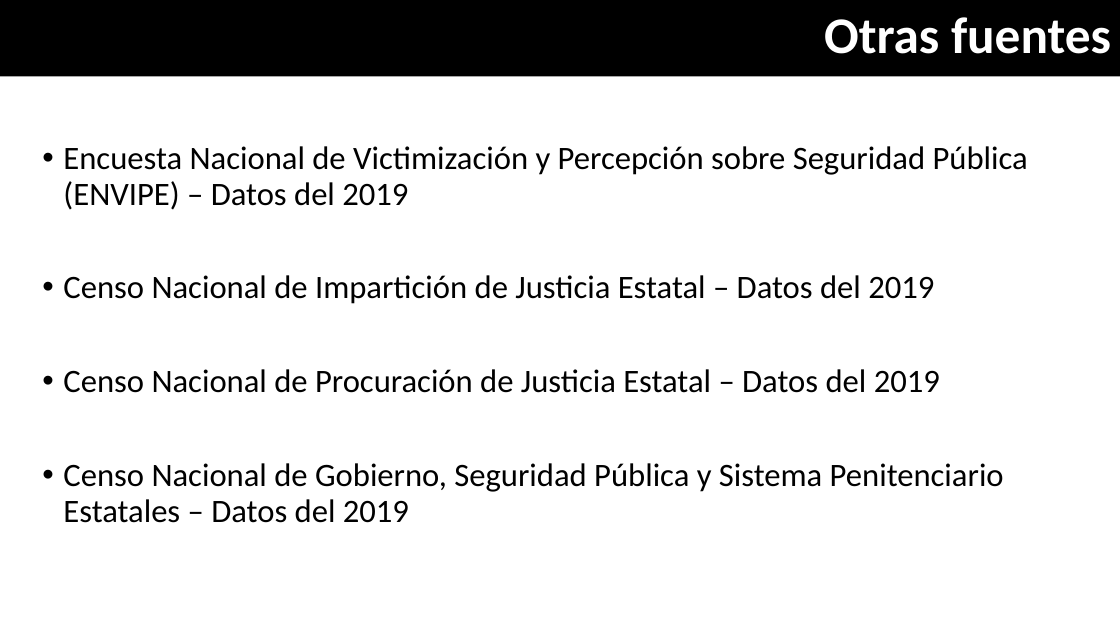
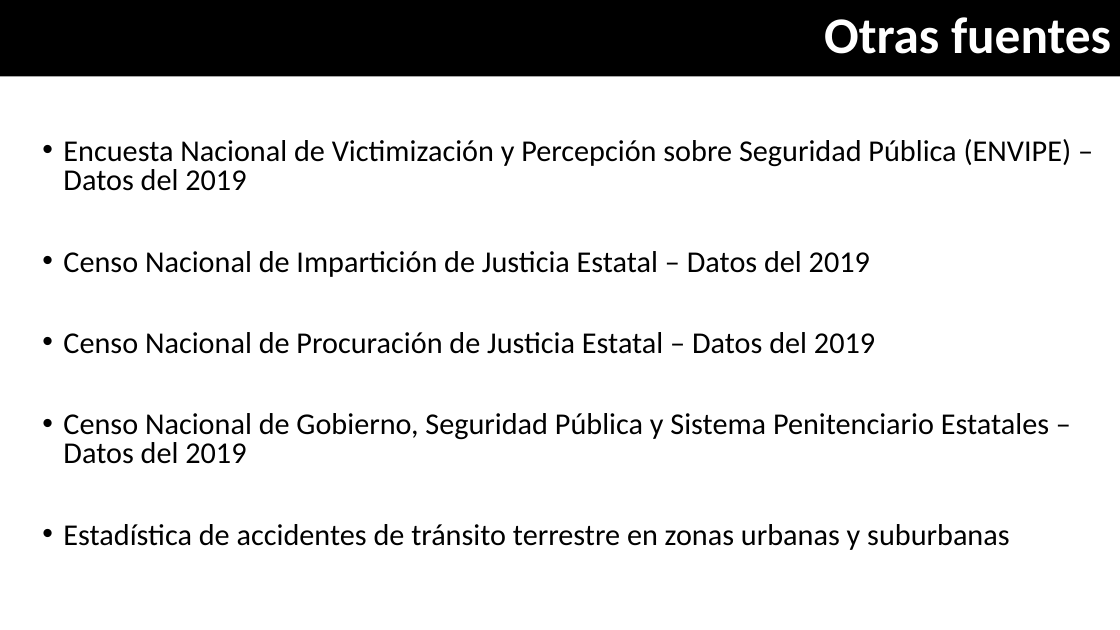
Before and after one commit to Adrifelcha/afchavez-019, a slide deck: slide 20 of Applied Cognitive Diagnostics/2020/Medición-PobrezaSeguridad.pptx (slide 22 before the commit). Drawn at 1120x630 pixels with LibreOffice and Linux fonts; fonts in the diff are those of the drawing. Boxes give left, top, right and bottom in pixels: in the first picture for what was removed or moved away, otherwise in the second. Text is boxed around its words. In the diff, an @@ line names an element or a change of style, - is before the commit and + after.

```diff
--- a/Applied Cognitive Diagnostics/2020/Medición-PobrezaSeguridad.pptx
+++ b/Applied Cognitive Diagnostics/2020/Medición-PobrezaSeguridad.pptx
@@ text at (63, 139, 1072, 464): size 28 to 25.9 pt in "Encuesta Nacional de Victimización y Percepción sobre ...", "Censo Nacional de Impartición de Justicia Estatal ...", "Censo Nacional de Procuración de Justicia Estatal ...", "Censo Nacional de Gobierno, Seguridad Pública y ..."; line spacing 0.9 to 0.8 @@
@@ text at (63, 524, 1009, 550): paragraph added @@
+• Estadística de accidentes de tránsito terrestre en zonas urbanas y suburbanas
```
Also in this commit, not shown: 1 other slide changed, 4 slides removed, 34 other files.
